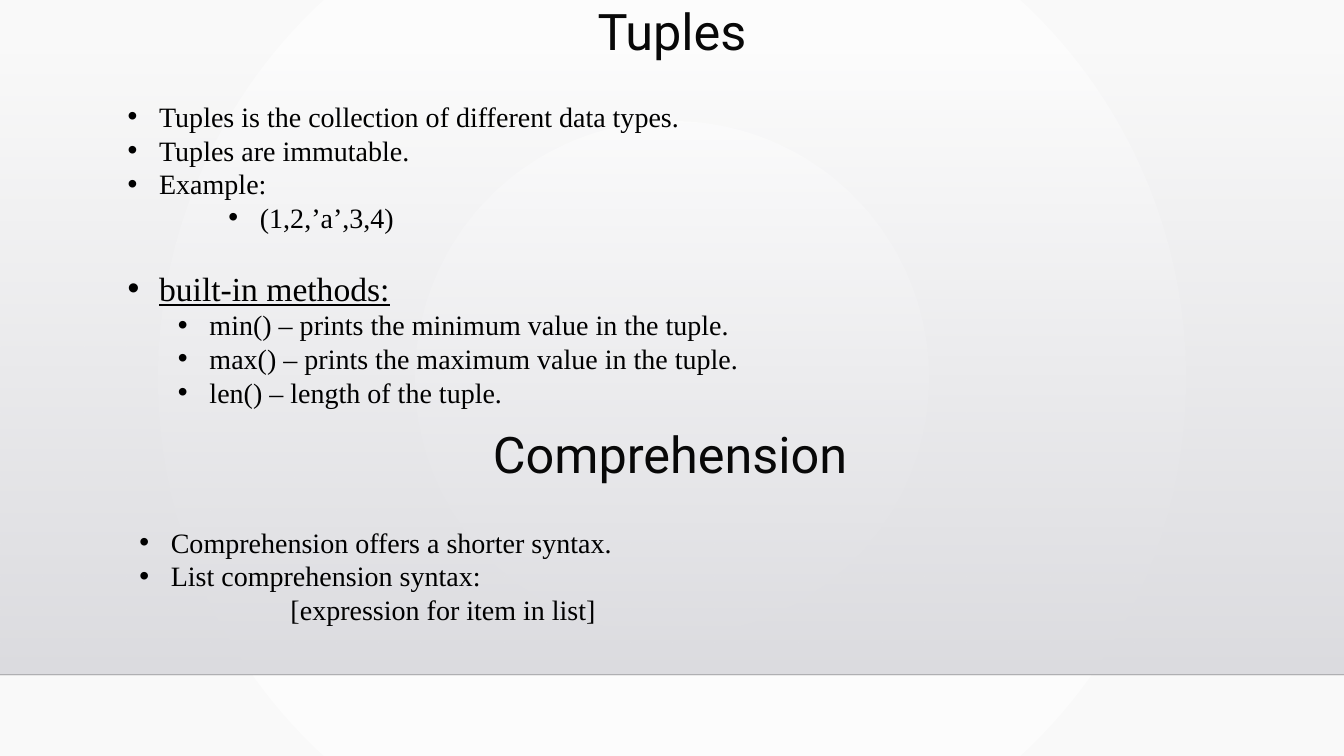
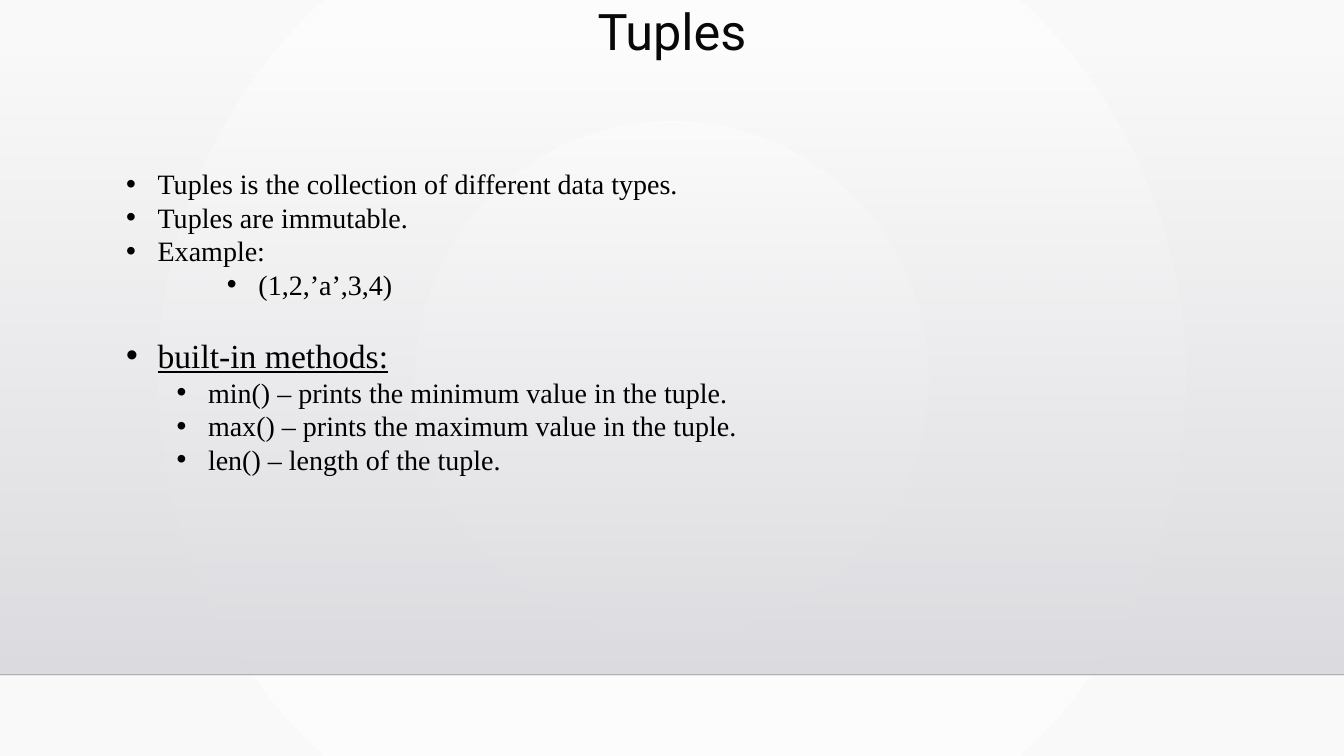
Before and after one commit to Shakirsadiq6/Basic-Python-Programs, a slide deck: slide 14 of Presentation/Basics Of Python.pptx. Drawn at 1344x756 pixels with LibreOffice and Linux fonts; fonts in the diff are those of the drawing; background and template pictures are left out. Boxes give left, top, right and bottom in pixels: in the first picture for what was removed or moved away, otherwise in the second. Text is boxed around its words. In the diff, an @@ line names an element or a change of style, - is before the commit and + after.

Commit message:
ppt

```diff
--- a/Presentation/Basics Of Python.pptx
+++ b/Presentation/Basics Of Python.pptx
@@ text "Tuples is the collection of ...": place and size @@
-text "Tuples is the collection of ..." at (159,107,738,408)
+text "Tuples is the collection of ..." at (158,174,736,475)
@@ text removed at (493,435,847,484) @@
-Comprehension
@@ text removed at (171,533,611,626) @@
-• Comprehension offers a shorter syntax.
-• List comprehension syntax:
-      [expression for item in list]
```
